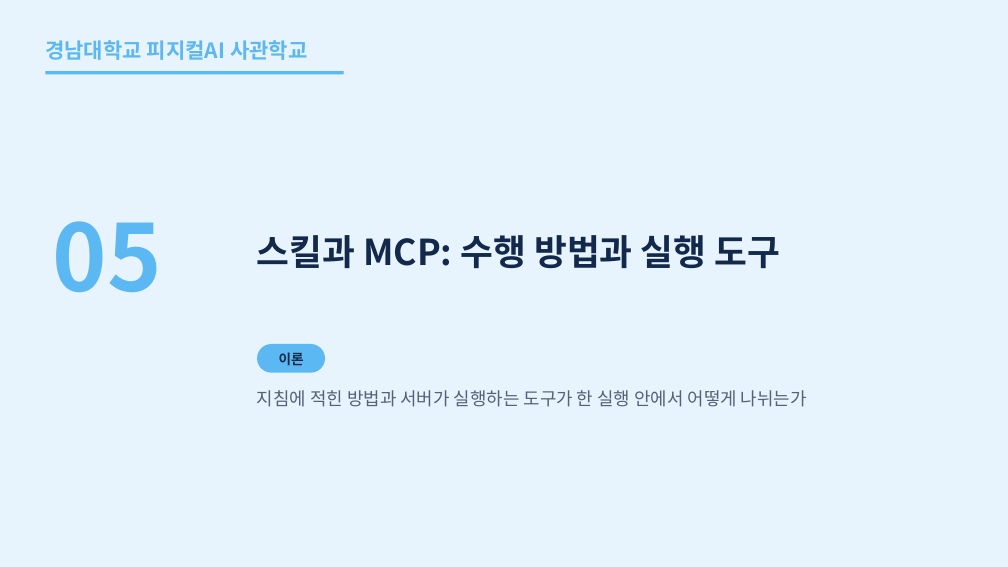
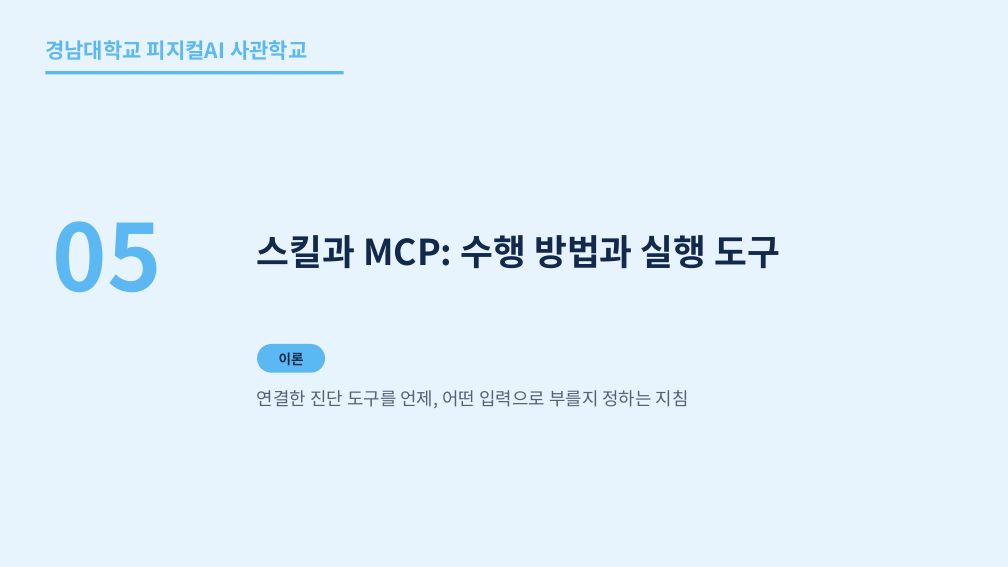
Before and after one commit to uengine-oss/hyd-iot-edu, a slide deck: slide 42 of workspace/강의제작/산출물/통합반/이론/06회차/통합반_06일차.pptx. Drawn at 1008x567 pixels with LibreOffice and Linux fonts; fonts in the diff are those of the drawing. Boxes give left, top, right and bottom in pixels: in the first picture for what was removed or moved away, otherwise in the second. Text is boxed around its words. In the diff, an @@ line names an element or a change of style, - is before the commit and + after.

Commit message:
통합반 6회차 42~45장을 실제 호출순으로 개편하고 온라인 02편 제작 입력을 확정한다

```diff
--- a/workspace/강의제작/산출물/통합반/이론/06회차/통합반_06일차.pptx
+++ b/workspace/강의제작/산출물/통합반/이론/06회차/통합반_06일차.pptx
@@ text at box(257, 390, 689, 408): text changed @@
-지침에 적힌 방법과 서버가 실행하는 도구가 한 실행 안에서 어떻게 나뉘는가
+연결한 진단 도구를 언제, 어떤 입력으로 부를지 정하는 지침
```
Also in this commit, not shown: 3 other slides changed, 21 other files.
